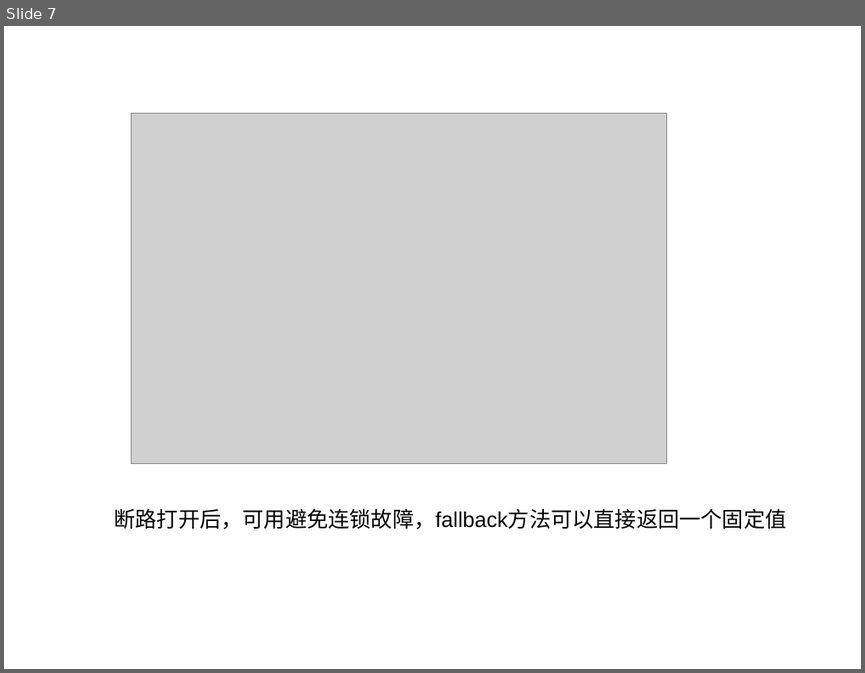
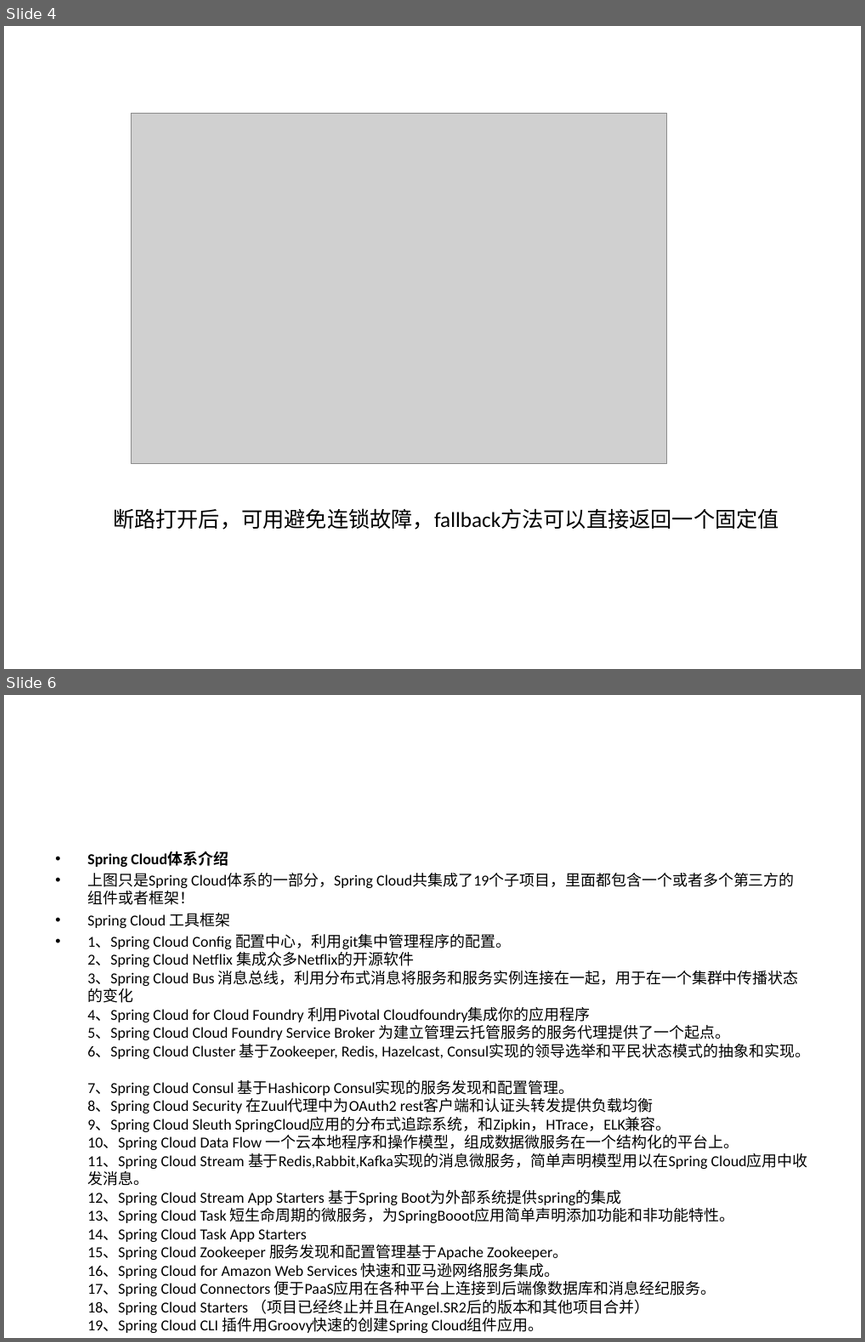
Before and after one commit to qbkken/spring_cloud, a slide deck: spring_cloud.ppt. Shown one above the other, each under a label of ours: slide 7 before the commit, slides 4 and 6 after it; the slides between them are not shown. The pictures are 865x673 and 865x1342 pixels, drawn with LibreOffice and Linux fonts; fonts in the diff are those of the drawing; grey boxes stand for pictures; background and template pictures are left out. Boxes give left, top, right and bottom in pixels: in the first picture for what was removed or moved away, otherwise in the second. Text is boxed around its words. In the diff, an @@ line names an element or a change of style, - is before the commit and + after.

Commit message:
ppt

```diff
--- a/spring_cloud.ppt
+++ b/spring_cloud.ppt
@@ slide 6 added at (x1=4, y1=695, x2=861, y2=1338), background #FFFFFF @@
@@ text added at (x1=87, y1=851, x2=810, y2=1333), 12.8 pt, text #000000 @@
+• Spring Cloud体系介绍
+• 上图只是Spring Cloud体系的一部分，Spring Cloud共集成了19个子项目，里面都包含一个或者多个第三方的组件或者框架！
+• Spring Cloud 工具框架
+• 1、Spring Cloud Config 配置中心，利用git集中管理程序的配置。
+  2、Spring Cloud Netflix 集成众多Netflix的开源软件
+  3、Spring Cloud Bus 消息总线，利用分布式消息将服务和服务实例连接在一起，用于在一个集群中传播状态的变化
+  4、Spring Cloud for Cloud Foundry 利用Pivotal Cloudfoundry集成你的应用程序
+  5、Spring Cloud Cloud Foundry Service Broker 为建立管理云托管服务的服务代理提供了一个起点。
+  6、Spring Cloud Cluster 基于Zookeeper, Redis, Hazelcast, Consul实现的领导选举和平民状态模式的抽象和实现。
+  7、Spring Cloud Consul 基于Hashicorp Consul实现的服务发现和配置管理。
+  8、Spring Cloud Security 在Zuul代理中为OAuth2 rest客户端和认证头转发提供负载均衡
+  9、Spring Cloud Sleuth SpringCloud应用的分布式追踪系统，和Zipkin，HTrace，ELK兼容。
+  10、Spring Cloud Data Flow 一个云本地程序和操作模型，组成数据微服务在一个结构化的平台上。
+  11、Spring Cloud Stream 基于Redis,Rabbit,Kafka实现的消息微服务，简单声明模型用以在Spring Cloud应用中收发消息。
+  12、Spring Cloud Stream App Starters 基于Spring Boot为外部系统提供spring的集成
+  13、Spring Cloud Task 短生命周期的微服务，为SpringBooot应用简单声明添加功能和非功能特性。
+  14、Spring Cloud Task App Starters
+  15、Spring Cloud Zookeeper 服务发现和配置管理基于Apache Zookeeper。
+  16、Spring Cloud for Amazon Web Services 快速和亚马逊网络服务集成。
+  17、Spring Cloud Connectors 便于PaaS应用在各种平台上连接到后端像数据库和消息经纪服务。
+  18、Spring Cloud Starters （项目已经终止并且在Angel.SR2后的版本和其他项目合并）
+  19、Spring Cloud CLI 插件用Groovy快速的创建Spring Cloud组件应用。
@@ what was slide 7 is now slide 4 @@
@@ slide 4 changed as well @@
@@ text "断路打开后，可用避免连锁故障，fallback方法可以直接返回一个固定值" at (x1=113, y1=508, x2=779, y2=529): font Arial to Calibri @@
```
Also in this commit, not shown: 2 other slides changed, 4 other slides added, 4 slides removed.
